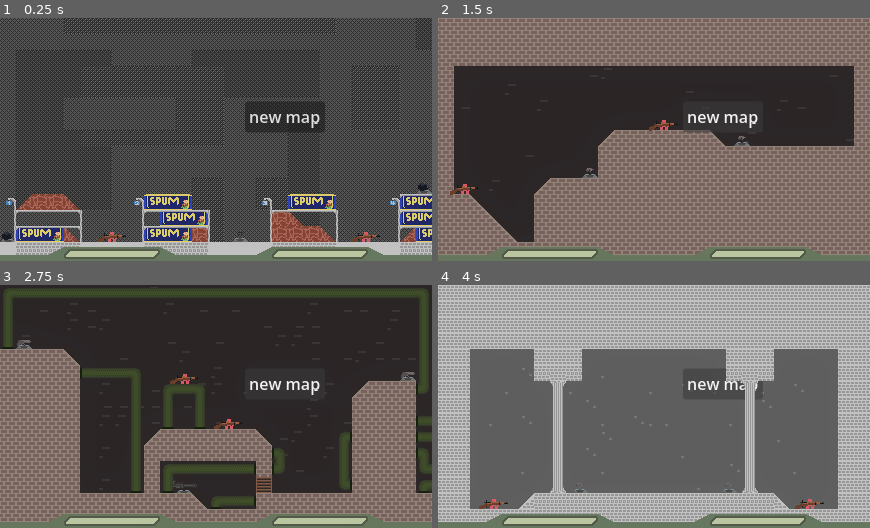
Above: before the commit, frames 1-4 (two rows, left to right).
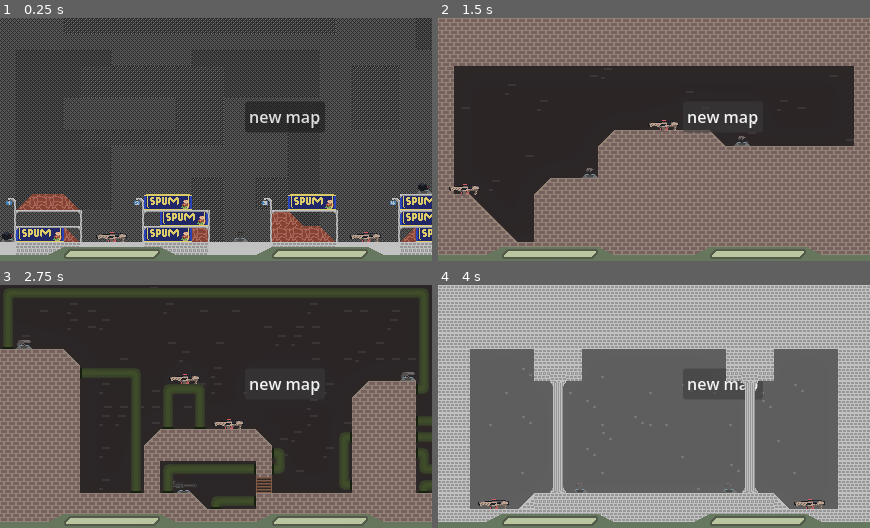
Above: after the commit, the same moments.

Repository: snuggyizme/horse-fishstick
Game: Godot game, scene res://scenes/main.tscn
Same seed, same stepped clock (60 frames per second), same inputs: the game is played once before the commit and once after it. The project has no main scene, so this scene is started directly.
Inputs:
- Up to frame 1 (0.25 s): no input
- Up to frame 2 (1.5 s): click "new map" at 0.5 s; click "new map" at 1.25 s
- Up to frame 3 (2.75 s): click "new map" at 2 s
- Up to frame 4 (4 s): tap Enter at 2.75 s; tap Space at 3.5 s

The runs differ from the first frame. In frame 1, 0.4% of the frame differs, in the area x 22-89%, y 88-93%; in frame 2, 0.3%; in frame 3, 0.3%; in frame 4, 0.3%.

Commit message:
sfx update 2 - sfx for dp12 and m1903 - new clip sprite for m1903 - sfx system update for shotty sounds to be played once and not KILL ME AAAAAAAA IT HAPPENED TWICE

Diff:
--- a/guns/dp12.tres
+++ b/guns/dp12.tres
@@ -1,6 +1,7 @@
 [gd_resource type="Resource" script_class="GunResource" format=3 uid="uid://r3nrlylcsekc"]
 
 [ext_resource type="Script" uid="uid://b0c2pvngg4dqi" path="res://scripts/gundata.gd" id="1_5qrcb"]
+[ext_resource type="PackedScene" uid="uid://cnh4s3gq2ke7i" path="res://scenes/gun visuals/visual_dp_12.tscn" id="2_754gb"]
 
 [resource]
 script = ExtResource("1_5qrcb")
@@ -13,7 +14,9 @@
 auto = true
 fadeTime = 0.3
 displayName = "DP 12"
+visual = ExtResource("2_754gb")
 ammo = 12
 bulletsPerShot = 16
 doBullertsPerShotWithBurstAmmo = true
+shootSound = 4
 metadata/_custom_type_script = "uid://b0c2pvngg4dqi"
--- a/guns/m1903.tres
+++ b/guns/m1903.tres
@@ -18,4 +18,5 @@
 visual = ExtResource("2_qwx1k")
 ammo = 5
 shootSound = 2
+doKaping = true
 metadata/_custom_type_script = "uid://b0c2pvngg4dqi"
--- /dev/null
+++ b/scenes/clip.tscn
@@ -0,0 +1,23 @@
+[gd_scene format=3 uid="uid://k8rhykbp6lqg"]
+
+[ext_resource type="Texture2D" uid="uid://celartwcsmepx" path="res://assets/sprites/guns/clip.png" id="1_nnl4h"]
+
+[sub_resource type="PhysicsMaterial" id="PhysicsMaterial_nnl4h"]
+bounce = 0.18
+
+[sub_resource type="RectangleShape2D" id="RectangleShape2D_7h10w"]
+size = Vector2(2, 3.3333335)
+
+[node name="clip" type="Node2D" unique_id=2142409316]
+
+[node name="rigidbody" type="RigidBody2D" parent="." unique_id=236391344]
+collision_layer = 0
+physics_material_override = SubResource("PhysicsMaterial_nnl4h")
+gravity_scale = 0.9
+
+[node name="sprite" type="Sprite2D" parent="rigidbody" unique_id=1854246382]
+texture = ExtResource("1_nnl4h")
+
+[node name="shape" type="CollisionShape2D" parent="rigidbody" unique_id=300731336]
+scale = Vector2(1.5, 1.5)
+shape = SubResource("RectangleShape2D_7h10w")
--- /dev/null
+++ b/scenes/gun visuals/visual_dp_12.tscn
@@ -0,0 +1,13 @@
+[gd_scene format=3 uid="uid://cnh4s3gq2ke7i"]
+
+[ext_resource type="Script" uid="uid://jvq0asnjwvdu" path="res://scripts/dp12.gd" id="1_owcfw"]
+[ext_resource type="Texture2D" uid="uid://d2wdkavwrhuny" path="res://assets/sprites/guns/dp12.png" id="2_yf0r6"]
+
+[node name="visual-dp12" type="Node2D" unique_id=1418259394]
+script = ExtResource("1_owcfw")
+
+[node name="gun" type="Sprite2D" parent="." unique_id=688556229]
+texture = ExtResource("2_yf0r6")
+
+[node name="muzzle" type="Marker2D" parent="." unique_id=1139884445]
+position = Vector2(15, -2)
--- a/scenes/player.tscn
+++ b/scenes/player.tscn
@@ -3,7 +3,6 @@
 [ext_resource type="Script" uid="uid://bqs5rm41kplub" path="res://scripts/player.gd" id="1_3vyb7"]
 [ext_resource type="Texture2D" uid="uid://vcvb635hpykg" path="res://assets/sprites/testguy.png" id="2_g2els"]
 [ext_resource type="Script" uid="uid://crwiknpaaxsly" path="res://scripts/guncontroller.gd" id="3_qhqgy"]
-[ext_resource type="AudioStream" uid="uid://dwx7vr0cu7wej" path="res://assets/sfx/weapons/heavyGunshot.ogg" id="4_dqkch"]
 
 [sub_resource type="CapsuleShape2D" id="CapsuleShape2D_g2els"]
 radius = 5.0
@@ -42,6 +41,3 @@
 
 [node name="gunController" type="Node2D" parent="." unique_id=1865751482]
 script = ExtResource("3_qhqgy")
-
-[node name="AudioStreamPlayer2D" type="AudioStreamPlayer2D" parent="gunController" unique_id=1456168344]
-stream = ExtResource("4_dqkch")
--- /dev/null
+++ b/scripts/dp12.gd
@@ -0,0 +1,18 @@
+extends Node2D
+
+@onready var muzzle = $muzzle
+var topBarrelPos = Vector2(15, -2)
+var bottomBarrelPos = Vector2(15, 0)
+var currentBarrel = 0
+
+func onShoot():
+	if currentBarrel == 0:
+		currentBarrel = 1
+	else:
+		currentBarrel = 0
+
+	match currentBarrel:
+		0:
+			muzzle.position = topBarrelPos
+		1:
+			muzzle.position = bottomBarrelPos
--- a/scripts/guncontroller.gd
+++ b/scripts/guncontroller.gd
@@ -2,7 +2,7 @@
 
 var fireTime := 0.0
 var burstFireTime := 0.0
-var gun: GunResource = load("res://guns/m1903.tres")
+var gun: GunResource = load("res://guns/dp12.tres")
 
 var visual: Node2D
 var muzzle
@@ -19,8 +19,11 @@
 	"shot": [
 		"light", # temp for index
 		"medium", #temp for index
-		load("res://assets/sfx/weapons/heavyGunshot.ogg")
-	]
+		load("res://assets/sfx/weapons/heavyGunshot.ogg"),
+		"shotty light", # temp index
+		load("res://assets/sfx/weapons/shotgunHeavy.ogg")
+	],
+	"kaping": load("res://assets/sfx/weapons/kaping.ogg")
 }
 
 func _ready():
@@ -74,11 +77,30 @@
 	)
 	tracerTween.finished.connect(func(): tracer.queue_free())
 
+func kapingIt():
+	var kapinger = AudioStreamPlayer2D.new()
+	kapinger.stream = sounds["kaping"]
+	add_child(kapinger)
+	await get_tree().create_timer(0.4).timeout
+	kapinger.play()
+
+	if visual.has_method("ejectShell"):
+		visual.ejectShell()
+
+func shootSoundSpecific():
+	var soundDevice = AudioStreamPlayer2D.new()
+	soundDevice.stream = sounds["shot"][gun.shootSound]
+	add_child(soundDevice)
+	soundDevice.play()
+
+func shootSound():
+	if gun.shootSound:
+		shootSoundSpecific()
+
+	if gun.doKaping:
+		kapingIt()
+
 func shoot():
-	if gun.shootSound:
-		$AudioStreamPlayer2D.stream = sounds["shot"][gun.shootSound]
-		$AudioStreamPlayer2D.play()
-
 	var spreadRad = deg_to_rad(randf_range(-gun.spread, gun.spread))
 
 	var start = muzzle.global_position
@@ -107,7 +129,7 @@
 				collider.hurt(gun.damage)
 				collider.nudge(-direction, gun.knockback * 50)
 
-		print("point blank")
+		#print("point blank")
 		flash(start, holyFuckTooManyAimingVariables)
 		return
 
@@ -186,6 +208,7 @@
 			return # empty mag die die die uh die
 
 		shoot()
+		shootSound()
 		if visual.has_method("onShoot"):
 			visual.onShoot()
 		burstAmmo -= 1
@@ -215,10 +238,14 @@
 
 		for pellet in range(gun.bulletsPerShot):
 			shoot()
+
 			if visual.has_method("onShoot"):
 				visual.onShoot()
 			burstAmmo -= 1
+		shootSound()
 		fireTime = now + gun.rateOfFire
+
+	# normal gun or normal shotgun
 	if now < fireTime:
 		return
 
@@ -229,7 +256,14 @@
 		return
 
 	ammo -= 1
-	shoot()
+
+	if not gun.doBullertsPerShotWithBurstAmmo:
+		shoot()
+		shootSound()
+	else:
+		for pellet in range(gun.bulletsPerShot):
+			shoot()
+		shootSound()
 
 	if visual.has_method("onShoot"):
 		visual.onShoot()
--- a/scripts/gundata.gd
+++ b/scripts/gundata.gd
@@ -42,5 +42,6 @@
 
 @export_category("SFX")
 @export_enum(
-	"LIGHT", "MEDIUM", "HEAVY", "POWER_LIGHT", "POWER_MEDIUM", "POWER_HEAVY", "LASER_HEAVY"
+	"LIGHT", "MEDIUM", "HEAVY", "SHOTGUN_LIGHT", "SHOTGUN_HEAVY", "POWER_LIGHT", "POWER_MEDIUM", "POWER_HEAVY", "LASER_HEAVY"
 ) var shootSound # yep thats right I LOVE YOU CY4
+@export var doKaping: bool # kaping
--- a/scripts/m1903Decals.gd
+++ b/scripts/m1903Decals.gd
@@ -1,9 +1,30 @@
 extends Node2D
 
-func onShoot():
-	bulletCasing()
+var firstShot = true
+func ejectClip():
+	var clip = load("res://scenes/clip.tscn").instantiate()
+	get_tree().current_scene.add_child(clip)
+	clip.global_position = $casingSpawner.global_position
+	clip.get_node("rigidbody").sleeping = false
 
-func bulletCasing():
+	var randX
+	if get_parent().get_parent().facingDirection == Vector2.RIGHT:
+		randX = randi_range(-40, -50)
+	else:
+		randX = randi_range(40, 50)
+	clip.get_node("rigidbody").apply_impulse(Vector2(randX, -randi_range(120, 210)))
+
+	var tween = create_tween()
+	tween.tween_property(clip, "modulate:a", 0, 3)
+	tween.set_ease(Tween.EASE_IN)
+	tween.tween_callback(clip.queue_free)
+
+func ejectShell():
+	if firstShot:
+		firstShot = false
+
+		ejectClip()
+
 	var casing = load("res://scenes/casing.tscn").instantiate()
 	get_tree().current_scene.add_child(casing)
 	casing.global_position = $casingSpawner.global_position
Not shown, added: assets/sfx/weapons/kaping.ogg.import
Not shown, added: assets/sfx/weapons/shotgunHeavy.ogg.import
Binary file added: assets/sprites/guns/clip.aseprite
Binary file added: assets/sprites/guns/clip.png
Not shown, added: assets/sprites/guns/clip.png.import
Binary file changed: assets/sprites/guns/dp12.aseprite
Not shown, added: scripts/dp12.gd.uid
Not shown, added: assets/sfx/weapons/kaping.ogg
Not shown, added: assets/sfx/weapons/shotgunHeavy.ogg
